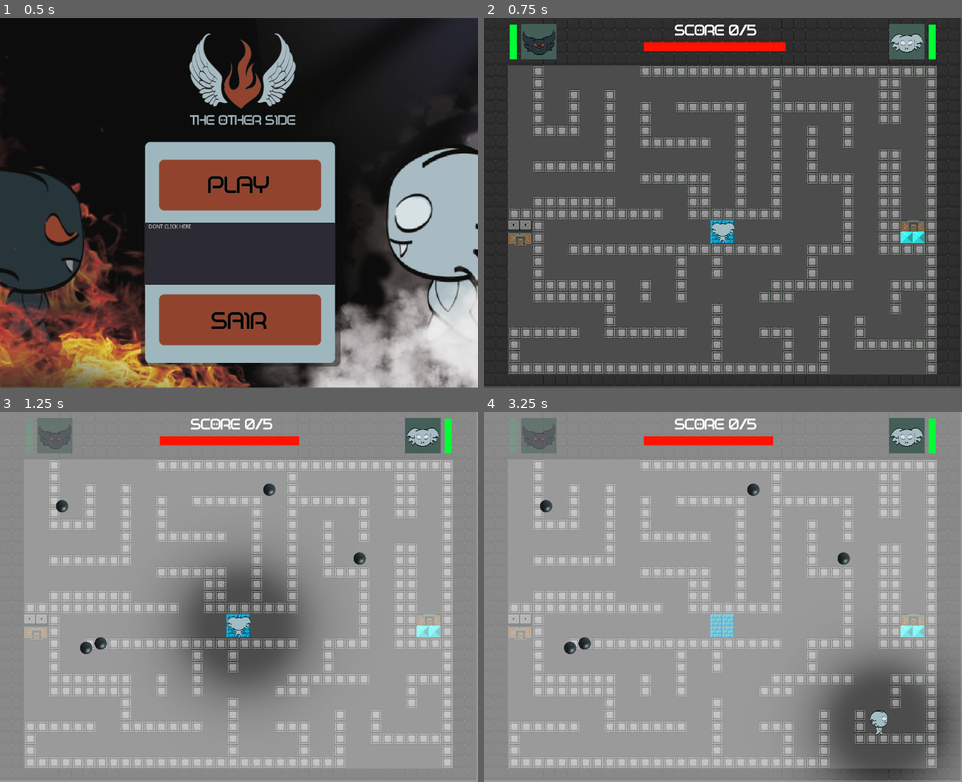
Above: before the commit, frames 1-4 (two rows, left to right).
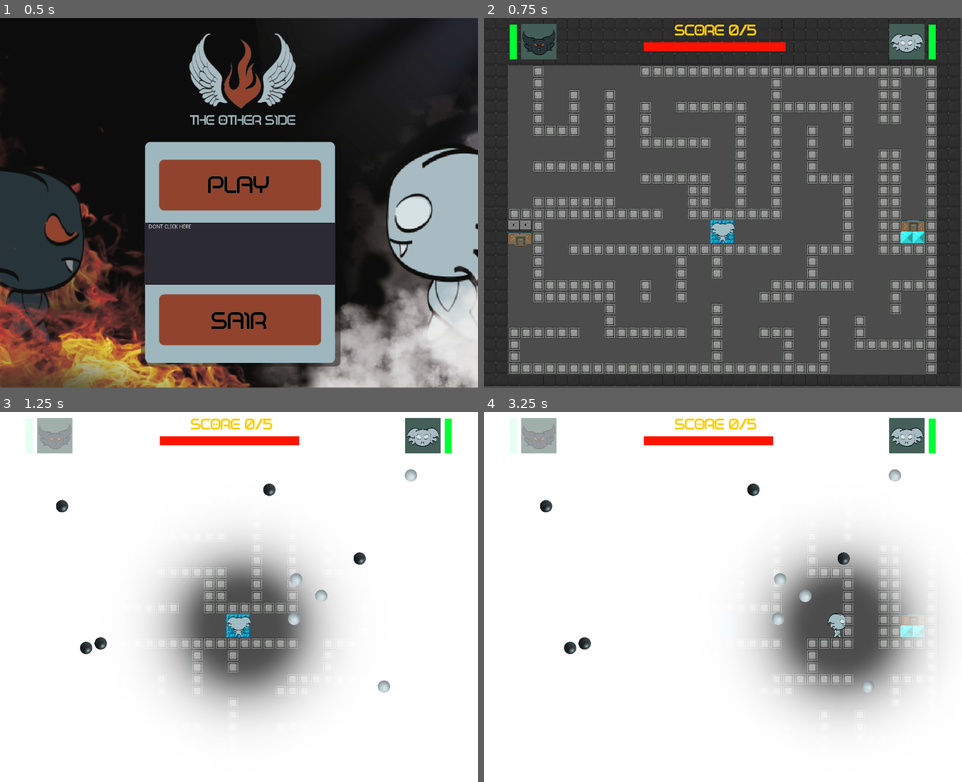
Above: after the commit, the same moments.

Repository: Lucas-B-C-Oliveira/7gamejamunivali
Game: Godot game, scene res://scenes/MainMenu.tscn
Two runs of this game, one before a commit and one after it. Both use one fixed random seed, a clock stepped at 60 frames per second and the inputs below.
Inputs (mouse positions are in pixels of both pictures, inside the frame that each line leads up to):
- Up to frame 1 (0.5 s): no input
- Up to frame 2 (0.75 s): click (723, 184) at 0.5 s
- Up to frame 3 (1.25 s): no input
- Up to frame 4 (3.25 s): move the mouse to (828, 578) at 1.27 s; hold Right (ui_right) 1.28-2.03 s; tap Z (drop) at 1.35, 2.1, 3.05 s; move the mouse to (627, 615) at 2.02 s; hold Down (ui_down) 2.03-2.78 s; move the mouse to (770, 515) at 2.77 s; hold Right (ui_right) from 2.78 s (still down); right-click (770, 515) at 2.85 s

Frame 1 is identical in both runs. In frame 2, 0.3% of the frame differs, in the area x 39-57%, y 1-5%; in frame 3, 93%; in frame 4, 95%, in the area x 0-100%, y 0-100%.

Commit message:
font, get right balls

Diff:
--- a/scenes/BallD.tscn
+++ b/scenes/BallD.tscn
@@ -4,7 +4,7 @@
 [ext_resource path="res://assets/Bolinha/bolinha_do_mal.png" type="Texture" id=2]
 
 [sub_resource type="CircleShape2D" id=1]
-radius = 17.0
+radius = 30.0
 
 [node name="BallD" type="Area2D"]
 script = ExtResource( 1 )
@@ -21,3 +21,4 @@
 texture = ExtResource( 2 )
 centered = false
 [connection signal="body_entered" from="." to="." method="_on_Ball_body_entered"]
+[connection signal="body_exited" from="." to="." method="_on_BallD_body_exited"]
--- a/scenes/MinionLifht.tscn
+++ b/scenes/MinionLifht.tscn
@@ -4,7 +4,7 @@
 [ext_resource path="res://assets/Bolinha/bolinha_do_bem.png" type="Texture" id=2]
 
 [sub_resource type="CircleShape2D" id=1]
-radius = 19.965
+radius = 30.0
 
 [node name="light_minion" type="Area2D"]
 script = ExtResource( 1 )
@@ -16,7 +16,7 @@
 }
 
 [node name="bolinha_do_bem" type="Sprite" parent="."]
-position = Vector2( -1.68986, 1.7362 )
-scale = Vector2( 0.182736, 0.182736 )
+position = Vector2( 1.07053, -1.7603 )
+scale = Vector2( -0.158, -0.158 )
 texture = ExtResource( 2 )
 [connection signal="body_entered" from="." to="." method="_on_Ball_body_entered"]
--- a/scenes/Player.tscn
+++ b/scenes/Player.tscn
@@ -44,8 +44,6 @@
 [ext_resource path="res://assets/New/Personagem/Versão normal/Branco/Sem bolinha/branco_andando_tras_2.png" type="Texture" id=42]
 [ext_resource path="res://assets/New/Personagem/Versão normal/Branco/Sem bolinha/branco_andando_tras_3.png" type="Texture" id=43]
 [ext_resource path="res://assets/telaEscura/TelaEscura_ver1.png" type="Texture" id=44]
-
-[sub_resource type="CircleShape2D" id=1]
 
 [sub_resource type="SpriteFrames" id=2]
 animations = [ {
@@ -133,11 +131,6 @@
 [node name="Player" type="KinematicBody2D"]
 script = ExtResource( 1 )
 
-[node name="CollisionShape2D" type="CollisionShape2D" parent="."]
-position = Vector2( -0.25246, -0.189339 )
-shape = SubResource( 1 )
-one_way_collision_margin = 0.0
-
 [node name="timer_timInversion" type="Timer" parent="."]
 wait_time = 0.01
 
@@ -151,7 +144,6 @@
 
 [node name="white" type="Sprite" parent="."]
 visible = false
-modulate = Color( 1, 1, 1, 0.435294 )
 position = Vector2( 33.5232, 39.9089 )
 texture = ExtResource( 3 )
 
@@ -170,4 +162,7 @@
 visible = false
 position = Vector2( 5.35187, 32.524 )
 texture = ExtResource( 44 )
+
+[node name="CollisionPolygon2D" type="CollisionPolygon2D" parent="."]
+polygon = PoolVector2Array( -15.2035, 12.4049, -9.08047, 33.0522, 10.143, 32.9098, 10.9973, 11.4081, 8.29182, 12.1201, 4.73192, 12.832, 0.744843, 13.8288, -6.23255, 12.9744, -10.5044, 12.1201, -13.0675, 11.4081 )
 [connection signal="timeout" from="timer_timInversion" to="." method="_on_timer_timInversion_timeout"]
--- a/scenes/main.tscn
+++ b/scenes/main.tscn
@@ -13,6 +13,7 @@
 
 [sub_resource type="DynamicFont" id=1]
 size = 30
+outline_color = Color( 0.945098, 1, 0, 1 )
 font_data = ExtResource( 6 )
 
 [node name="main" type="Node2D"]
@@ -34,7 +35,6 @@
 position = Vector2( 256, 160 )
 
 [node name="HUD" type="CanvasLayer" parent="."]
-editor/display_folded = true
 script = ExtResource( 5 )
 
 [node name="score" type="Label" parent="HUD"]
--- a/scripts/Ball.gd
+++ b/scripts/Ball.gd
@@ -1,23 +1,41 @@
 extends Area2D
 
+var mySituation
 
 func _ready():
-	print(get_groups())
 	self.connect("death_minions", self , "on_death_all_minions")
 	pass
 
 func _process(delta):
+#	print(mySituation)
 	pass
 
 
 func _on_Ball_body_entered(body):
 	if body.has_method("get_minion") and body.get_minion != null:
-		body.get_minion(self)
+		if body.situation_of_player and mySituation == 0:
+
+			body.get_minion(self)
+			game_manager.current_minion = mySituation
+		elif !body.situation_of_player and mySituation == 1:
+			body.get_minion(self)
+			game_manager.current_minion = mySituation
+
+
 
 #	if body.has_method("kill_minion"):
 #		game_manager.add_score(1)
 #		self.queue_free()
 
 func on_death_all_minions():
-	game_manager.add_score(1)
+#	game_manager.add_score(1)
 	self.queue_free()
+
+
+func _on_BallD_body_exited(body):
+	if body.has_method("get_minion") and body.get_minion != null:
+		if body.situation_of_player and mySituation == 0:
+
+			game_manager.current_minion = null
+		elif !body.situation_of_player and mySituation == 1:
+			game_manager.current_minion = null
--- a/scripts/Player.gd
+++ b/scripts/Player.gd
@@ -1,7 +1,7 @@
 extends KinematicBody2D
 
 #var speed = Vector2(0,0)
-var speed = 350
+var speed = 18000
 var direction = Vector2(0,0)
 var Velocity = Vector2()
 export var Collected = 0
@@ -42,11 +42,9 @@
 	pass # Replace with function body.
 
 func set_situation_of_player(val):
-	print("SETEI O PLAYER")
 	situation_of_player = val
 
 func get_situation_of_player():
-	print("Peguei O PLAYER")
 	return situation_of_player
 
 #directions
@@ -74,6 +72,10 @@
 #		print("Mudei a situacao do Player")
 #		$
 
+#	Velocity = speed * direction
+#	move_and_slide(Velocity)
+
+
 func _physics_process(delta):
 
 	if get_minion:
@@ -82,88 +84,49 @@
 		pass
 
 
-	print(situation_of_player)
 
 	var dir_x = 0
 	var dir_y = 0
 
 	if Input.is_action_pressed("ui_right"):
 		dir_x += 1
-		if situation_of_player and get_minion:
-#			$anim.play("lgiht_left_ball", true)
-#			$anim.play("light_right_ball", true)
-			pass
-		elif situation_of_player and !get_minion:
-#			$anim.play("light_left", true)
+		if situation_of_player:
 			$anim.play("light_right", true)
-		elif !situation_of_player and get_minion:
-#			$anim.play("dark_left_ball", true)
-#			$anim.play("dark_right_ball", true)
-			pass
-		elif !situation_of_player and !get_minion:
-#			$anim.play("dark_left", true)
+		elif !situation_of_player:
 			$anim.play("dark_right", true)
 
 	if Input.is_action_pressed("ui_left"):
 		dir_x -= 1
 
-		if situation_of_player and get_minion:
-#			$anim.play("light_left_ball", true)
-			pass
-#			$anim.play("lgiht_right_ball", true)
-		elif situation_of_player and !get_minion:
+		if situation_of_player:
 			$anim.play("light_left", true)
-#			$anim.play("light_right", true)
-		elif !situation_of_player and get_minion:
-#			$anim.play("dark_left_ball", true)
-			pass
-#			$anim.play("dark_right_ball", true)
-		elif !situation_of_player and !get_minion:
+		elif !situation_of_player:
 			$anim.play("dark_left", true)
-#			$anim.play("dark_right", true)
+
 
 	if Input.is_action_pressed("ui_up"):
 		dir_y -= 1
-#		$anim_light.play("up", true)
-
-		if situation_of_player and get_minion:
-#			$anim.play("light_up_ball", true)
-			pass
-#			$anim_light.play("lgiht_right_ball", false)
-		elif situation_of_player and !get_minion:
+		if situation_of_player:
 			$anim.play("light_up", true)
-#			$anim_light.play("light_right", false)
-		elif !situation_of_player and get_minion:
-#			$anim.play("dark_up_ball", true)
-			pass
-#			$anim_light.play("dark_right_ball", false)
-		elif !situation_of_player and !get_minion:
+
+		elif !situation_of_player:
 			$anim.play("dark_up", true)
-#			$anim_light.play("dark_right", false)
+
 	if Input.is_action_pressed("ui_down"):
 		dir_y += 1
-#		$anim.play("down", true)
-
-		if situation_of_player and get_minion:
-#			$anim.play("light_down_ball", true)
-			pass
-#			$anim_light.play("lgiht_right_ball", false)
-		elif situation_of_player and !get_minion:
+		if situation_of_player:
 			$anim.play("light_down", true)
-#			$anim_light.play("light_right", false)
-		elif !situation_of_player and get_minion:
-#			$anim.play("dark_down_ball", true)
-			pass
-#			$anim_light.play("dark_right_ball", false)
-		elif !situation_of_player and !get_minion:
+		elif !situation_of_player:
 			$anim.play("dark_down", true)
-#			$anim_light.play("dark_right", false)
+
 
 #	look_at(get_global_mouse_position())
 
-	translate ( Vector2(dir_x , dir_y) * delta * speed)
-
-
+#	translate ( Vector2(dir_x , dir_y) * delta * speed)
+	move_and_slide(Vector2(dir_x , dir_y) * delta * speed )
+
+#	Velocity = speed * direction
+#	move_and_slide(Velocity)
 
 
 
@@ -184,12 +147,32 @@
 			UIManager.minion_caught = false
 
 		elif get_minion and kill_minion:
-			UIManager.minion_caught = false
-			get_minion = false
-			minion_getted.queue_free()
-			kill_minion = false
-			game_manager.add_score(1)
-
+			print(situation_of_player)
+			print(game_manager.current_minion)
+			if game_manager.current_minion == 0 and !situation_of_player:
+				UIManager.minion_caught = false
+				get_minion = false
+				minion_getted.queue_free()
+				kill_minion = false
+				game_manager.add_score(-1)
+			if game_manager.current_minion == 1 and situation_of_player:
+				UIManager.minion_caught = false
+				get_minion = false
+				minion_getted.queue_free()
+				kill_minion = false
+				game_manager.add_score(-1)
+			if game_manager.current_minion == 0 and situation_of_player:
+				UIManager.minion_caught = false
+				get_minion = false
+				minion_getted.queue_free()
+				kill_minion = false
+				game_manager.add_score(1)
+			if game_manager.current_minion == 1 and !situation_of_player:
+				UIManager.minion_caught = false
+				get_minion = false
+				minion_getted.queue_free()
+				kill_minion = false
+				game_manager.add_score(1)
 
 #Movement
 #	var Moving = Input.is_action_pressed("ui_down") or Input.is_action_pressed("ui_up") or Input.is_action_pressed("ui_right") or Input.is_action_pressed("ui_left")
--- a/scripts/game_manager.gd
+++ b/scripts/game_manager.gd
@@ -2,6 +2,7 @@
 
 var score = 0 setget set_score
 var ready_of_change_side = false
+var current_minion
 
 func _ready():
 	pass
--- a/scripts/main.gd
+++ b/scripts/main.gd
@@ -21,6 +21,7 @@
 	right_bar_pos = $HUD/time_inversion_bar.rect_global_position
 	left_bar_pos = $HUD/test.rect_global_position
 	$death_time.start()
+	get_node("HUD/score").add_color_override("font_color" , Color(1,.8,0,1))
 	$Player.connect("change_situation", self , "on_change_situation")
 	yield(get_tree().create_timer(.5) , "timeout")
 	spawn_minions(random_side())
@@ -31,11 +32,12 @@
 		on_change_situation_of_player($Player.get_situation_of_player())
 
 	if game_manager.score >= qntBalls:
-		print("GANHOU")
+#		print("GANHOU")
+		pass
 
 
 func on_change_situation_of_player(situation_of_player):
-	print(situation_of_player)
+#	print(situation_of_player)
 	if situation_of_player:
 		for i in get_tree().get_nodes_in_group("light_group"):
 			i.queue_free()
@@ -45,6 +47,7 @@
 		get_node("HUD/time_inversion_bar/timer_inversion_bar").start()
 		get_node("Player/black").visible = false
 		get_node("Player/white").visible = true
+		get_node("HUD/score").add_color_override("font_color" , Color(1,.8,0,1))
 		UIManager.set_caught_minion(false)
 		$HUD/test.rect_global_position = left_bar_pos
 		$HUD/time_inversion_bar.rect_global_position = right_bar_pos
@@ -86,7 +89,7 @@
 
 func _on_death_time_timeout():
 	if life <= 0:
-		print("TimeOut of win YOU LOSE")
+#		print("TimeOut of win YOU LOSE")
 		pass
 	life -= .01
 	var scale = float(life) / float(init_life)
@@ -104,6 +107,28 @@
 		var randX = rand_range(96, 1152)
 		var randY = rand_range(160 , 896)
 		auxball.global_position = Vector2(randX, randY)
+		if minions_group == "dark_group":
+			auxball.mySituation = 0
+		elif minions_group == "light_group":
+			auxball.mySituation = 1
+
+	for i in range(qntBalls):
+		var newMinion
+		if minions == dark_minion:
+			newMinion = light_minion
+		elif minions == light_minion:
+			newMinion = dark_minion
+
+		var auxball = newMinion.instance()
+		auxball.add_to_group(minions_group)
+		self.add_child(auxball)
+		var randX = rand_range(96, 1152)
+		var randY = rand_range(160 , 896)
+		auxball.global_position = Vector2(randX, randY)
+		if minions_group == "dark_group":
+			auxball.mySituation = 1
+		elif minions_group == "light_group":
+			auxball.mySituation = 0
 
 #
 
@@ -113,7 +138,7 @@
 	if side > 5 :
 		minions_group = "dark_group"
 		$Player.set_situation_of_player(true)
-		print($Player.get_situation_of_player())
+#		print($Player.get_situation_of_player())
 		get_node("Player/black").visible = false
 		get_node("Player/white").visible = true
 		$HUD/test.rect_global_position = left_bar_pos
@@ -125,7 +150,7 @@
 	else:
 		minions_group = "light_group"
 		$Player.set_situation_of_player(false)
-		print($Player.get_situation_of_player())
+#		print($Player.get_situation_of_player())
 		get_node("Player/black").visible = true
 		get_node("Player/white").visible = false
 		$HUD/test.rect_global_position = right_bar_pos
Not shown: 1 places in scenes/Player.tscn that only renumber resources
